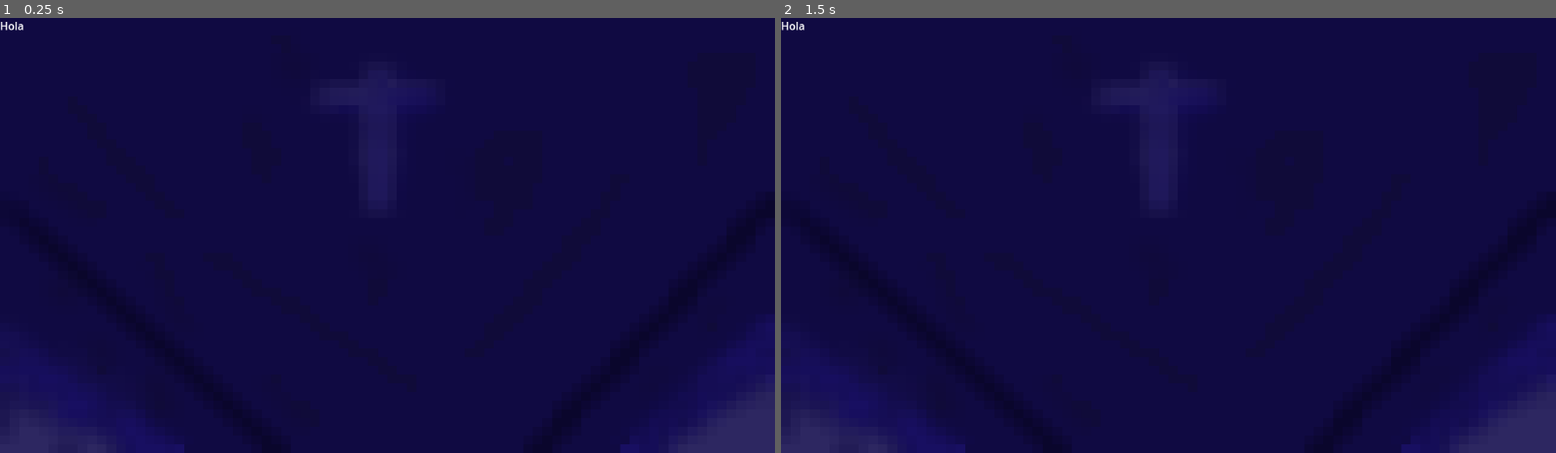
Above: before the commit, frames 1-2 (left to right).
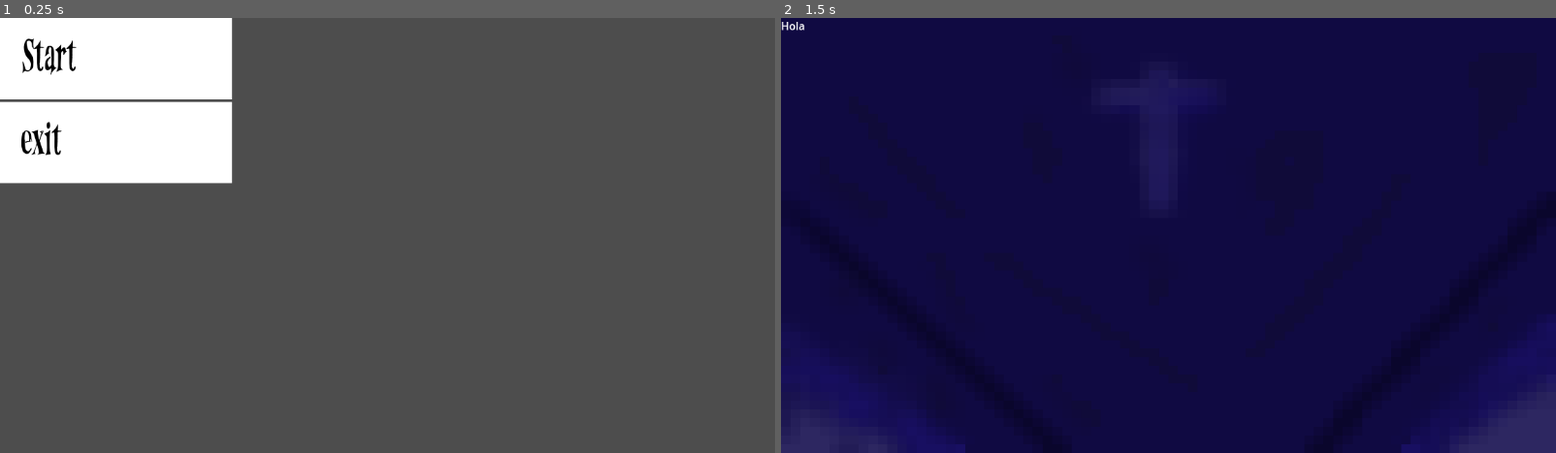
Above: after the commit, the same moments.

Repository: WalterScherk/In_a_coffin
Game: Godot game, scene res://Scenes/MainMenu.tscn
The game is run twice, just before and just after one commit, with the same random seed, the same clock (stepped at 60 frames per second) and the same inputs. Before the commit the project starts from res://Scenes/Coffin.tscn.
Inputs (mouse positions are in pixels of both pictures, inside the frame that each line leads up to):
- Up to frame 1 (0.25 s): no input
- Up to frame 2 (1.5 s): click (897, 57) at 0.5 s, where only the run after the commit has a clickable "Start"; tap Enter at 1.25 s

The runs differ from the first frame. In frame 1, 100% of the frame differs, in the area x 0-100%, y 0-100%; in frame 2, nothing differs.

Commit message:
Cambio texto

Diff:
--- a/In a coffin/In a Coffin/Scenes/MainMenu.tscn
+++ b/In a coffin/In a Coffin/Scenes/MainMenu.tscn
@@ -1,8 +1,9 @@
-[gd_scene load_steps=4 format=3 uid="uid://x1yhathua5yr"]
+[gd_scene load_steps=5 format=3 uid="uid://x1yhathua5yr"]
 
 [ext_resource type="Texture2D" uid="uid://b4i8b2ufu3wvj" path="res://Sprites/Sprite nothing is there  In a coffin Beta.png" id="1_7s2rv"]
 [ext_resource type="Script" path="res://Scripts/MainMenu.gd" id="1_yjsqe"]
 [ext_resource type="Texture2D" uid="uid://dqrk556ye0n07" path="res://Sprites/Untitled.png" id="3_k5fou"]
+[ext_resource type="FontFile" uid="uid://bo4ls2pxu5tuj" path="res://Scenes/UnfinishedScreamRegular.otf" id="4_m5xo3"]
 
 [node name="MainMenu" type="Node2D"]
 script = ExtResource("1_yjsqe")
@@ -18,11 +19,13 @@
 
 [node name="Label" type="Label" parent="VBoxContainer/TextureButton2"]
 layout_mode = 0
-offset_left = 142.0
-offset_top = 50.0
-offset_right = 182.0
-offset_bottom = 76.0
+offset_left = 33.0
+offset_top = 26.0
+offset_right = 113.0
+offset_bottom = 97.0
 theme_override_colors/font_color = Color(0, 0, 0, 1)
+theme_override_fonts/font = ExtResource("4_m5xo3")
+theme_override_font_sizes/font_size = 70
 text = "Start"
 
 [node name="TextureButton" type="TextureButton" parent="VBoxContainer"]
@@ -30,11 +33,14 @@
 texture_normal = ExtResource("3_k5fou")
 
 [node name="Label" type="Label" parent="VBoxContainer/TextureButton"]
-offset_left = 142.0
-offset_top = 50.0
-offset_right = 182.0
-offset_bottom = 76.0
+layout_mode = 0
+offset_left = 31.0
+offset_top = 26.0
+offset_right = 90.0
+offset_bottom = 97.0
 theme_override_colors/font_color = Color(0, 0, 0, 1)
+theme_override_fonts/font = ExtResource("4_m5xo3")
+theme_override_font_sizes/font_size = 70
 text = "exit"
 
 [connection signal="pressed" from="VBoxContainer/TextureButton2" to="." method="_on_texture_button_2_pressed"]
--- a/In a coffin/In a Coffin/project.godot
+++ b/In a coffin/In a Coffin/project.godot
@@ -11,6 +11,6 @@
 [application]
 
 config/name="Test"
-run/main_scene="res://Scenes/Coffin.tscn"
+run/main_scene="res://Scenes/MainMenu.tscn"
 config/features=PackedStringArray("4.1", "Forward Plus")
 config/icon="res://icon.svg"
Binary file added: In a coffin/In a Coffin/Scenes/UnfinishedScreamRegular.otf
Not shown, added: In a coffin/In a Coffin/Scenes/UnfinishedScreamRegular.otf.import
